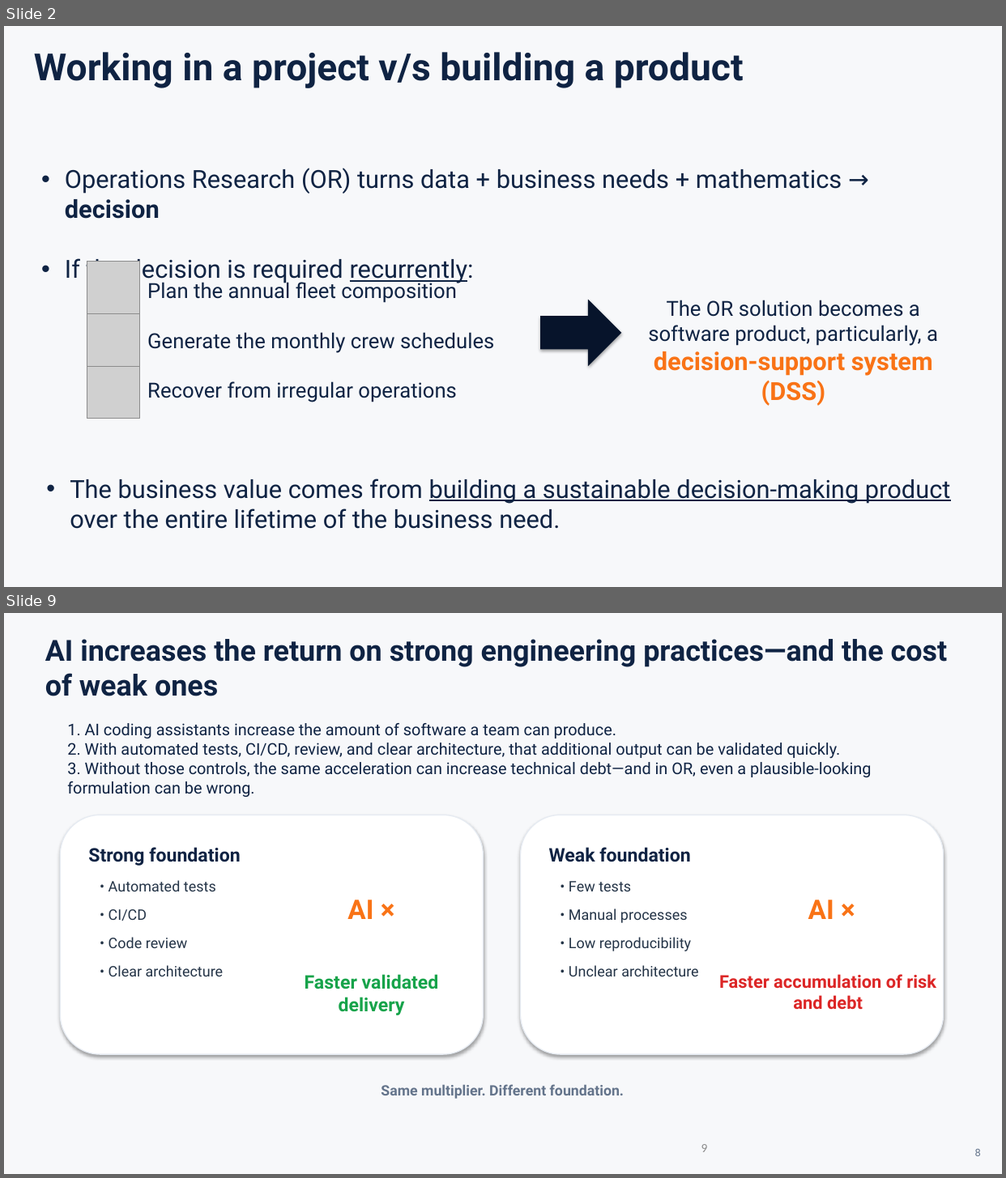
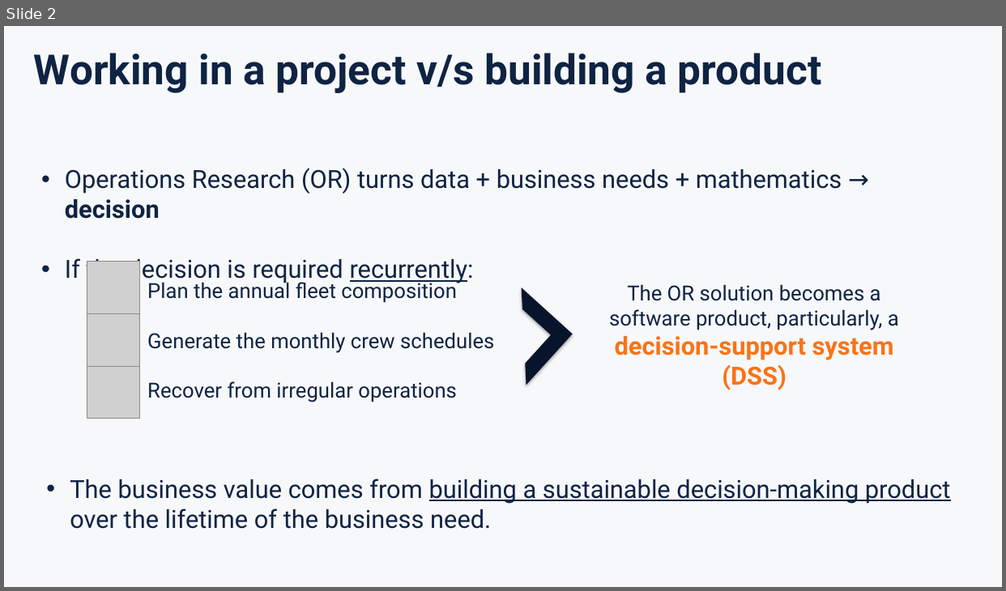
Before and after one commit to sefop/sefop-training-hub, a slide deck: workshops/2026-10-25-agifors-annual-symposium/agifors-sefop.pptx. Shown one above the other, each under a label of ours: slides 2 and 9 before the commit, slide 2 after it; the slides between them are not shown. The pictures are 1006x1178 and 1006x591 pixels, drawn with LibreOffice and Linux fonts; fonts in the diff are those of the drawing; grey boxes stand for pictures. Boxes give left, top, right and bottom in pixels: in the first picture for what was removed or moved away, otherwise in the second. Text is boxed around its words. In the diff, an @@ line names an element or a change of style, - is before the commit and + after.

```diff
--- a/workshops/2026-10-25-agifors-annual-symposium/agifors-sefop.pptx
+++ b/workshops/2026-10-25-agifors-annual-symposium/agifors-sefop.pptx
@@ slide 9 removed at [4,613,1002,1174], background #F7F8FA @@
@@ text removed at [45,639,948,696] @@
-AI increases the return on strong engineering practices—and the cost of weak ones
@@ text removed at [67,723,871,797] @@
-1. AI coding assistants increase the amount of software a team can produce.
-2. With automated tests, CI/CD, review, and clear architecture, that additional output can be validated quickly.
-3. Without those controls, the same acceleration can increase technical debt—and in OR, even a plausible-looking formulation can be wrong.
@@ rounded rectangle removed at [60,815,484,1054] @@
@@ rounded rectangle removed at [521,815,944,1054] @@
@@ text removed at [88,847,240,866] @@
-Strong foundation
@@ text removed at [549,847,690,862] @@
-Weak foundation
@@ text removed at [108,880,216,892] @@
-• Automated tests
@@ text removed at [347,900,373,919] @@
-AI ×
@@ text removed at [569,881,631,892] @@
-• Few tests
@@ text removed at [808,900,834,919] @@
-AI ×
@@ text removed at [108,909,147,921] @@
-• CI/CD
@@ text removed at [569,909,688,923] @@
-• Manual processes
@@ text removed at [108,937,188,948] @@
-• Code review
@@ text removed at [569,937,691,952] @@
-• Low reproducibility
@@ text removed at [108,965,224,977] @@
-• Clear architecture
@@ text removed at [305,974,439,1016] @@
-Faster validated delivery
@@ text removed at [569,965,698,977] @@
-• Unclear architecture
@@ text removed at [719,974,936,1010] @@
-Faster accumulation of risk and debt
@@ text removed at [381,1084,624,1099] @@
-Same multiplier. Different foundation.
@@ page number removed at [701,1144,708,1152] @@
-9
@@ text removed at [975,1149,981,1157] @@
-8
@@ slide 2 changed as well @@
@@ text "Working in a project v/s ..." at [34,53,821,93]: size 36 to 40 pt @@
@@ half frame added at [475,288,572,386], fill #07142B @@
@@ text "The OR solution becomes a ...": place and size @@
-text "The OR solution becomes a ..." at [648,300,938,406]
+text "The OR solution becomes a ..." at [609,284,899,390]
@@ right arrow removed at [541,299,621,366] @@
@@ text at [70,479,951,529]: text changed @@
-• The business value comes from building a sustainable decision-making product over the entire lifetime of the business need.
+• The business value comes from building a sustainable decision-making product over the lifetime of the business need.
```
Also in this commit, not shown: 1 other slide changed, 10 slides added, 10 other slides removed, 1 other file.
